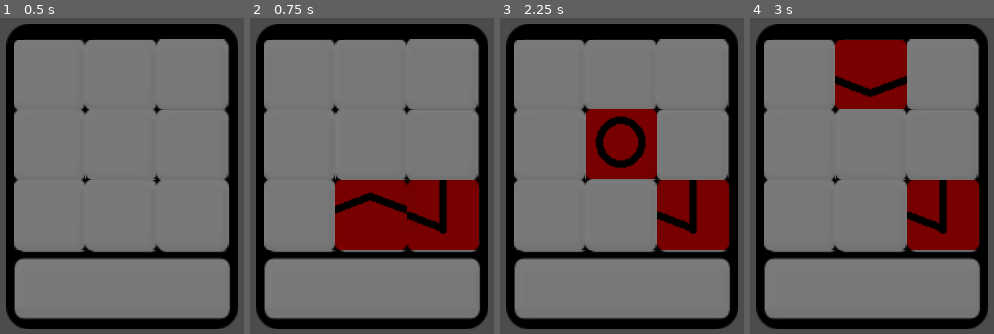
Above: before the commit, frames 1-4 (left to right).
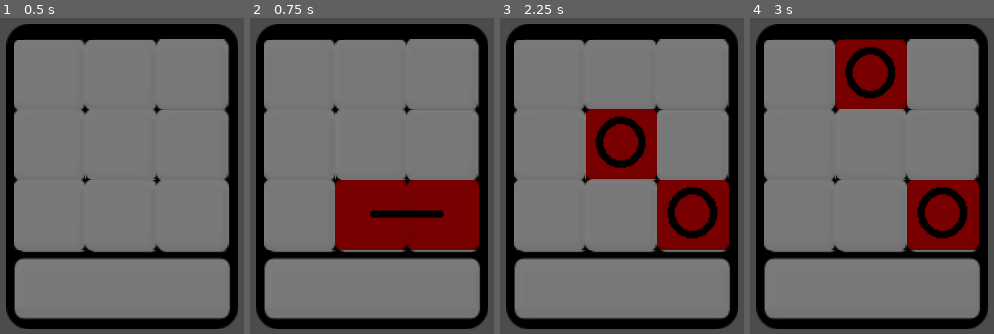
Above: after the commit, the same moments.

Repository: m-at-FNSPE/fitgamejam-team10
Game: Godot game, scene res://RuneTablet/RuneTablet.tscn
Same seed, same stepped clock (60 frames per second), same inputs: the game is played once before the commit and once after it.
Inputs:
- Up to frame 1 (0.5 s): no input
- Up to frame 2 (0.75 s): tap Enter at 0.5 s; hold , (rune_bottom_right) from 0.53 s (still down); tap M (rune_bottom_mid) at 0.6 s
- Up to frame 3 (2.25 s): tap Space (rune_confirm) at 1.25, 1.35, 2 s; release , (rune_bottom_right) at 1.28 s; hold N (rune_bottom_left) 1.28-2.03 s; hold , (rune_bottom_right) from 2.03 s (still down); tap J (rune_mid_mid) at 2.1 s
- Up to frame 4 (3 s): keep holding , (rune_bottom_right); tap Space (rune_confirm) at 2.75 s; tap U (rune_top_mid) at 2.85 s

Frame 1 is identical in both runs. In frame 2, 2.2% of the frame differs, in the area x 34-81%, y 51-69%; in frame 3, 2.0%; in frame 4, 3.5%, in the area x 34-94%, y 9-73%.

Commit message:
changed how rune generation works

Diff:
--- a/RuneTablet/RuneTablet.gd
+++ b/RuneTablet/RuneTablet.gd
@@ -57,6 +57,11 @@
 	textures["default_side"]  = preload("res://RuneTablet/default_side.png")
 	textures["default_top"]  = preload("res://RuneTablet/default_top.png")
 
+	textures["default_1_texture"]  = preload("res://RuneTablet/1_neighbor.png")
+	textures["default_3_texture"]  = preload("res://RuneTablet/3_neighbor.png")
+	textures["default_4_texture"]  = preload("res://RuneTablet/4_neighbor.png")
+	textures["default_side_texture"]  = preload("res://RuneTablet/side.png")
+
 func _unhandled_input(_event):
 	for i in range(9):
 		if Input.is_action_pressed(input_names[i]):
@@ -93,22 +98,15 @@
 	tint_pressed()
 	rune_empty()
 
-
-	if how_many_cells_active() == 1:
-		rune_one_cell_somewhere()
-
-	#elif how_many_cells_active() == 2:
-		#rune_two_cells_somewhere()
-	else:
-		match rune_number():
-			0:
-				rune_empty()
-			0b101010101:
-				rune_x()
-			0b111101111:
-				rune_circle()
-			_:
-				rune_default()
+	match rune_number():
+		0:
+			rune_empty()
+		0b101010101:
+			rune_x()
+		0b111101111:
+			rune_circle()
+		_:
+			rune_default()
 
 
 func tint_pressed():
@@ -146,30 +144,101 @@
 	for i in grid:
 		load_texture_to_a_tile(i, "default")
 
-func rune_one_cell_somewhere():
-	for i in range(9):
-		if state[i]:
-			load_texture_to_a_tile(grid[i], "default_circle")
-
-func rune_two_cells_somewhere():
-	pass
+
+
+func check_left(i):
+	if i != 0 and i != 3 and i != 6 and state[i-1]:
+		return true
+	return false
+
+func check_right(i):
+	if  i != 2 and i != 5 and i != 8 and state[i+1]:
+		return true
+	return false
+
+
+func check_top(i):
+	if i != 0 and i != 1 and i != 2 and state[i-3]:
+		return true
+	return false
+
+func check_bottom(i):
+	if i != 6 and i != 7 and i != 8 and state[i+3]:
+		return true
+	return false
+
+
 
 func rune_default():
-	if state[0]:
-		load_texture_to_a_tile(TL, "default_corner")
-	if state[1]:
-		load_texture_to_a_tile(TM, "default_top")
-	if state[2]:
-		load_texture_to_a_tile(TR, "default_corner", false, true)
-	if state[3]:
-		load_texture_to_a_tile(ML, "default_side")
-	if state[4]:
-		load_texture_to_a_tile(MM, "default_circle")
-	if state[5]:
-		load_texture_to_a_tile(MR, "default_side", false, true)
-	if state[6]:
-		load_texture_to_a_tile(BL, "default_corner", true)
-	if state[7]:
-		load_texture_to_a_tile(BM, "default_top", true)
-	if state[8]:
-		load_texture_to_a_tile(BR, "default_corner", true, true)
+	for i in range(9):
+		var tile = grid[i]
+
+		if not state[i]:
+			load_texture_to_a_tile(tile, "default")
+			continue
+
+		if i == 4 and state[1] and state[3] and state[5] and state[7]:
+			load_texture_to_a_tile(tile, random_4_neighbors_texture())
+
+		elif check_bottom(i) and check_left(i) and check_right(i):
+			load_texture_to_a_tile(tile, random_3_neighbors_texture())
+		elif check_top(i) and check_left(i) and check_right(i):
+			load_texture_to_a_tile(tile, random_3_neighbors_texture(), true)
+		elif check_bottom(i) and check_left(i) and check_top(i):
+			load_texture_to_a_tile(tile, random_3_neighbors_texture(), false, true, true)
+		elif check_bottom(i) and check_top(i) and check_right(i):
+			load_texture_to_a_tile(tile, random_3_neighbors_texture(), true, false, true)
+
+		elif check_bottom(i) and check_right(i):
+			load_texture_to_a_tile(tile, random_corner_neighbors_texture())
+		elif check_top(i) and check_right(i):
+			load_texture_to_a_tile(tile, random_corner_neighbors_texture(), true)
+		elif check_bottom(i) and check_left(i):
+			load_texture_to_a_tile(tile, random_corner_neighbors_texture(), false, true, false)
+		elif check_top(i) and check_left(i):
+			load_texture_to_a_tile(tile, random_corner_neighbors_texture(), true, true)
+
+		elif check_bottom(i) and check_top(i):
+			load_texture_to_a_tile(tile, random_straight_neighbors_texture())
+		elif check_left(i) and check_right(i):
+			load_texture_to_a_tile(tile, random_straight_neighbors_texture(), false, false, true)
+
+		elif check_right(i):
+			load_texture_to_a_tile(tile, random_1_texture())
+		elif check_left(i):
+			load_texture_to_a_tile(tile, random_1_texture(), false, true)
+		elif check_top(i):
+			load_texture_to_a_tile(tile, random_1_texture(), false, true, true)
+		elif check_bottom(i):
+			load_texture_to_a_tile(tile, random_1_texture(), false, false, true)
+
+		else:
+			load_texture_to_a_tile(tile, no_neighbors_texture())
+
+
+func random_4_neighbors_texture():
+	var options = ["default_4_texture"]
+	return options[randi() % options.size()]
+
+
+func random_3_neighbors_texture():
+	var options = ["default_3_texture"]
+	return options[randi() % options.size()]
+
+
+func random_corner_neighbors_texture():
+	var options = ["default_corner"]
+	return options[randi() % options.size()]
+
+
+func random_straight_neighbors_texture():
+	var options = ["default_side"]
+	return options[randi() % options.size()]
+
+func random_1_texture():
+	var options = ["default_1_texture"]
+	return options[randi() % options.size()]
+
+func no_neighbors_texture():
+	var options = ["default_circle"]
+	return options[randi() % options.size()]
Not shown, added: RuneTablet/1_neigbor.png.import
Binary file added: RuneTablet/1_neighbor.png
Not shown, added: RuneTablet/1_neighbor.png.import
Binary file added: RuneTablet/3_neighbor.png
Not shown, added: RuneTablet/3_neighbor.png.import
Not shown, added: RuneTablet/4 neighbor.png.import
Binary file added: RuneTablet/4_neighbor.png
Not shown, added: RuneTablet/4_neighbor.png.import
Binary file added: RuneTablet/side.png
Not shown, added: RuneTablet/side.png.import
